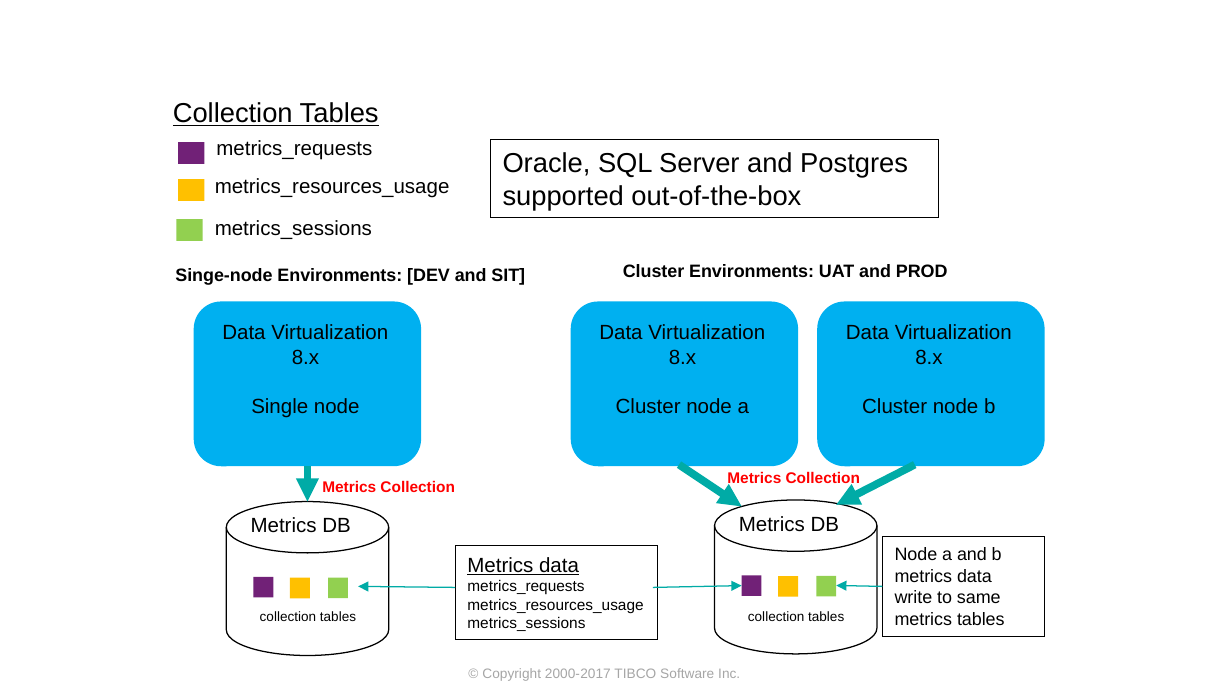
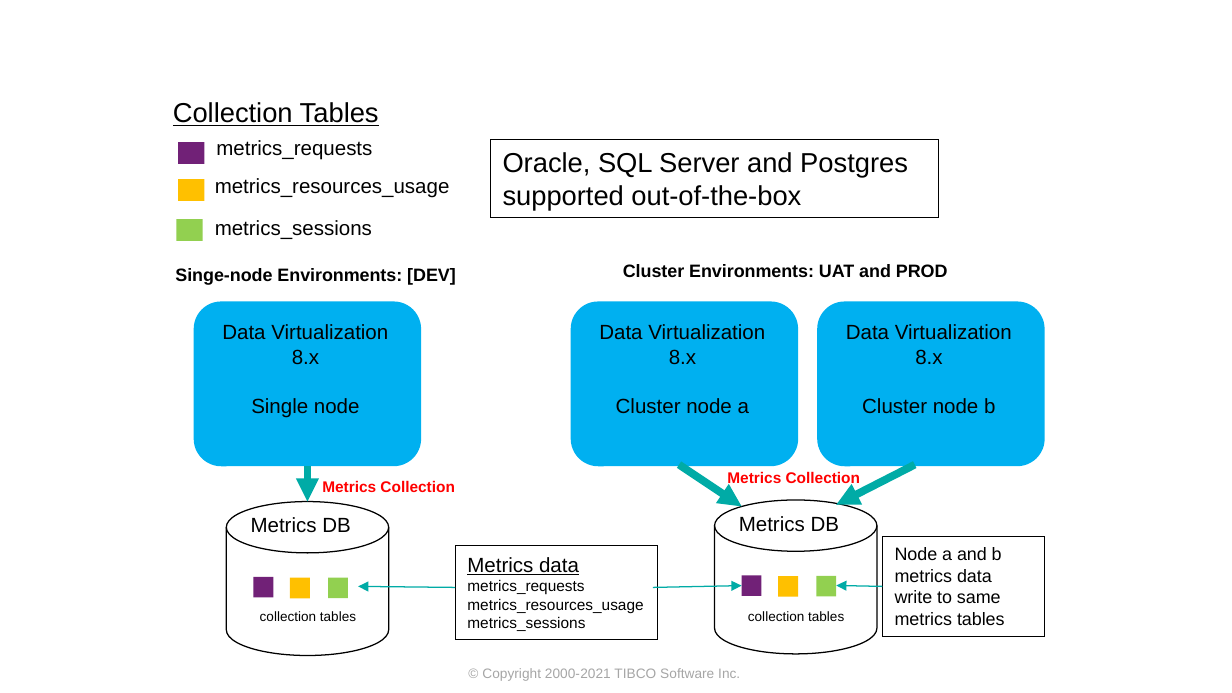
Before and after one commit to TIBCOSoftware/ASAssets_KPI, a slide deck: slide 9 of DocumentationSource/2021Q301/KPI Metrics Overview.pptx. Drawn at 1232x693 pixels with LibreOffice and Linux fonts; fonts in the diff are those of the drawing; background and template pictures are left out. Boxes give left, top, right and bottom in pixels: in the first picture for what was removed or moved away, otherwise in the second. Text is boxed around its words. In the diff, an @@ line names an element or a change of style, - is before the commit and + after.

```diff
--- a/DocumentationSource/2021Q301/KPI Metrics Overview.pptx
+++ b/DocumentationSource/2021Q301/KPI Metrics Overview.pptx
@@ text at box(175, 268, 456, 285): text changed @@
-Singe-node Environments: [DEV and SIT]
+Singe-node Environments: [DEV]
@@ text at box(482, 668, 740, 681): text changed @@
-© Copyright 2000-2017 TIBCO Software Inc.
+© Copyright 2000-2021 TIBCO Software Inc.
```
Also in this commit, not shown: 18 other slides changed, 1 slide removed, 3 other files.
